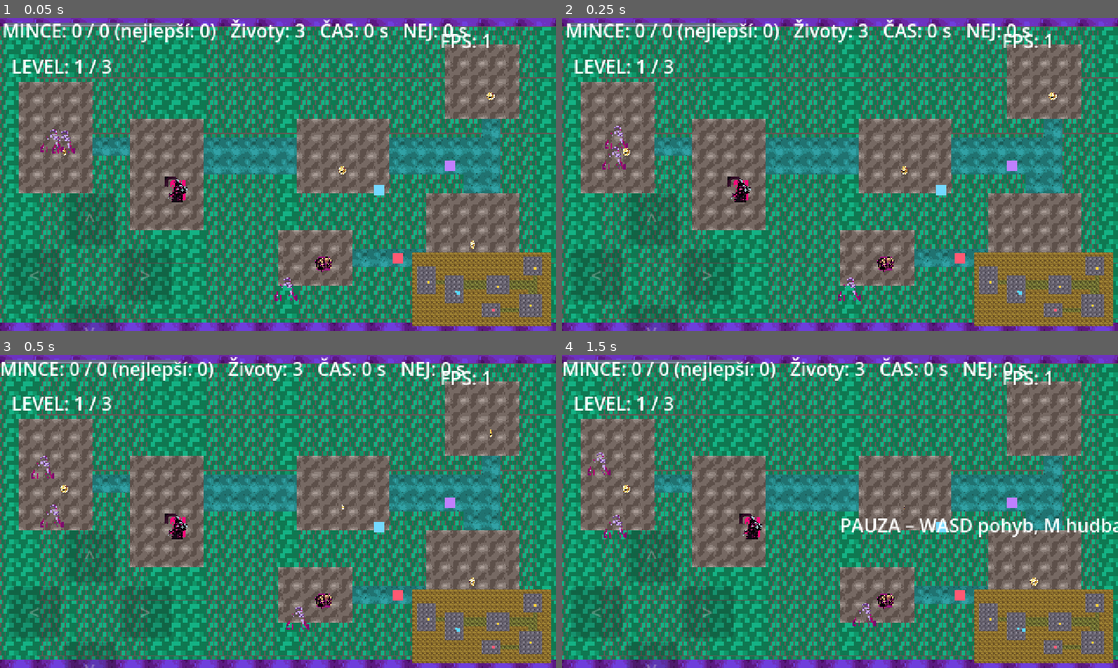
Above: before the commit, frames 1-4 (two rows, left to right).
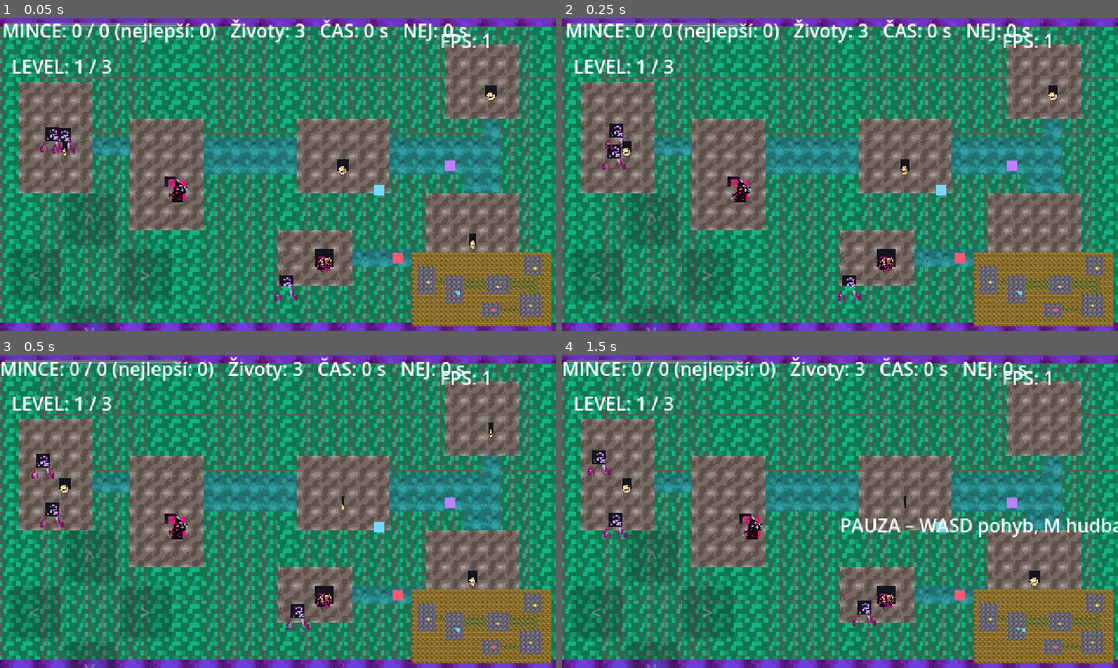
Above: after the commit, the same moments.

Repository: ssevcikm-spec/forge-quest
Game: Godot game, scene res://main.tscn
Two runs of this game, one before a commit and one after it. Both use one fixed random seed, a clock stepped at 60 frames per second and the inputs below.
Inputs:
- Up to frame 1 (0.05 s): no input
- Up to frame 2 (0.25 s): no input
- Up to frame 3 (0.5 s): no input
- Up to frame 4 (1.5 s): tap Enter at 0.5 s; hold Right 0.53-1.28 s; tap P at 0.6 s; tap Space at 0.77, 1.25 s; hold Down from 1.28 s (still down); tap M at 1.35 s

The runs differ from the first frame. In frame 1, 0.5% of the frame differs, in the area x 8-90%, y 21-86%; in frame 2, 0.5%; in frame 3, 0.5%, in the area x 6-89%, y 21-84%; in frame 4, 0.5%.

Commit message:
forge: Nepřítel nesmí splývat s podlahou

Diff:
--- a/scripts/game.gd
+++ b/scripts/game.gd
@@ -449,6 +449,12 @@
 	circle.radius = 5.0
 	shape.shape = circle
 	c.add_child(shape)
+	var obrys := ColorRect.new()
+	obrys.color = Color(0.08, 0.08, 0.12)
+	obrys.size = Vector2(10, 10)
+	obrys.position = Vector2(-5, -5)
+	obrys.z_index = -1
+	c.add_child(obrys)
 	c.add_child(_visual("coin", Color(1.0, 0.85, 0.2), Vector2(8, 8)))
 	c.position = pos
 	c.z_index = 3
@@ -592,6 +598,12 @@
 	circle.radius = 5.0
 	shape.shape = circle
 	e.add_child(shape)
+	var obrys := ColorRect.new()
+	obrys.color = Color(0.08, 0.08, 0.12)
+	obrys.size = Vector2(12, 12)
+	obrys.position = Vector2(-6, -6)
+	obrys.z_index = -1
+	e.add_child(obrys)
 	if rychlost > 1.0:
 		e.add_child(_visual("enemy", Color(1.0, 0.45, 0.1), Vector2(9, 9)))
 	else:
@@ -658,6 +670,12 @@
 	circle.radius = 5.0
 	shape.shape = circle
 	c.add_child(shape)
+	var obrys := ColorRect.new()
+	obrys.color = Color(0.08, 0.08, 0.12)
+	obrys.size = Vector2(16, 16)
+	obrys.position = Vector2(-8, -8)
+	obrys.z_index = -1
+	c.add_child(obrys)
 	c.add_child(_visual("chest", Color(0.8, 0.5, 0.2), Vector2(8, 8)))
 	# Truhla patří k východu z úrovně – když mapa existuje, stojí přesně tam.
 	var exits: Array = level.marker_positions("exit") if level else []
